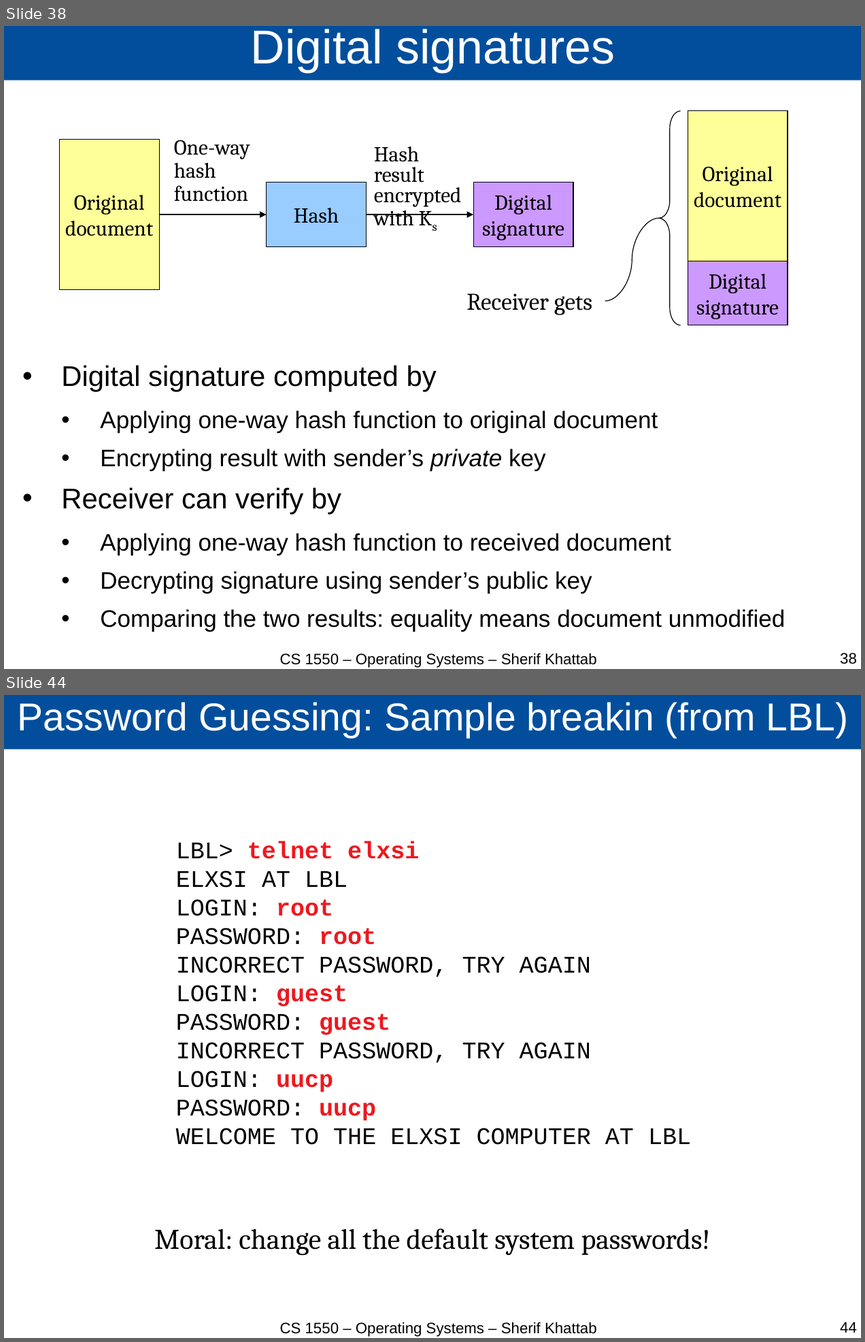
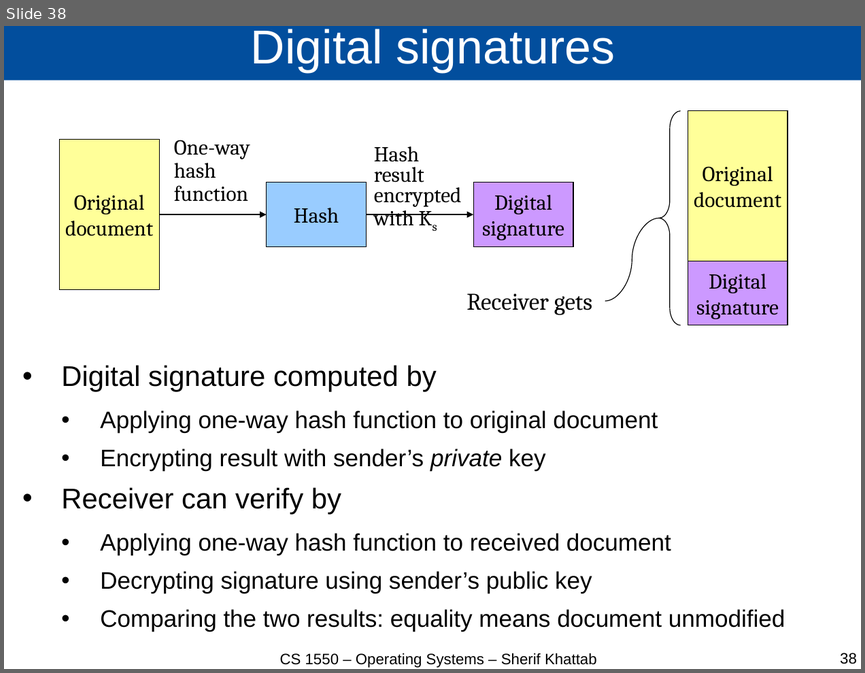
Before and after one commit to cs1550-2244/cs1550-code-handouts, a slide deck: DraftSlides/Lecture26.pptx. Shown one above the other, each under a label of ours: slides 38 and 44 before the commit, slide 38 after it; the slides between them are not shown. The pictures are 865x1342 and 865x673 pixels, drawn with LibreOffice and Linux fonts; fonts in the diff are those of the drawing. Boxes give left, top, right and bottom in pixels: in the first picture for what was removed or moved away, otherwise in the second. Text is boxed around its words. In the diff, an @@ line names an element or a change of style, - is before the commit and + after.

```diff
--- a/DraftSlides/Lecture26.pptx
+++ b/DraftSlides/Lecture26.pptx
@@ slide 44 removed at bbox=[4, 695, 861, 1338], background #FFFFFF @@
@@ title removed at bbox=[4, 695, 861, 749] @@
-Password Guessing: Sample breakin (from LBL)
@@ text removed at bbox=[176, 841, 691, 1144] @@
-LBL> telnet elxsi
-ELXSI AT LBL
-LOGIN: root
-PASSWORD: root
-INCORRECT PASSWORD, TRY AGAIN
-LOGIN: guest
-PASSWORD: guest
-INCORRECT PASSWORD, TRY AGAIN
-LOGIN: uucp
-PASSWORD: uucp
-WELCOME TO THE ELXSI COMPUTER AT LBL
@@ text removed at bbox=[154, 1228, 711, 1255] @@
-Moral: change all the default system passwords!
@@ text removed at bbox=[280, 1322, 597, 1336] @@
-CS 1550 – Operating Systems – Sherif Khattab
@@ page number removed at bbox=[840, 1321, 857, 1332] @@
-44
```
Also in this commit, not shown: 24 other slides removed, 2 other files.
